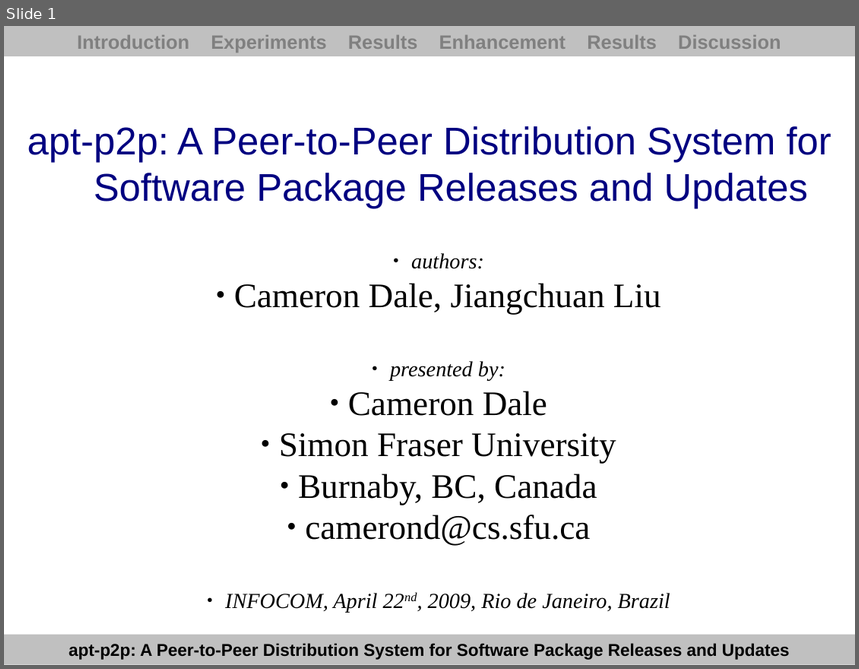
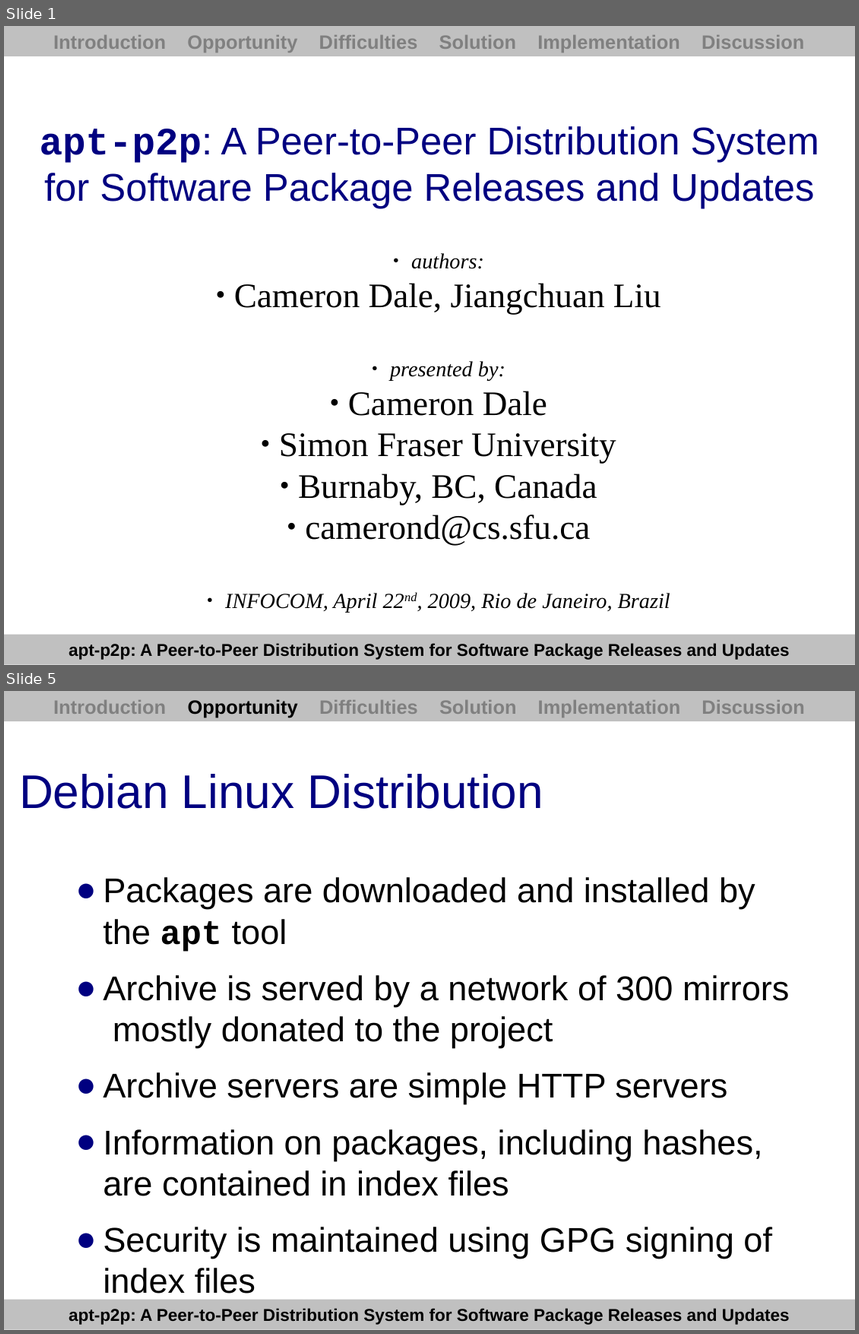
Before and after one commit to PyroSamurai/apt-p2p, a slide deck: docs/paper/presentation.odp. Shown one above the other, each under a label of ours: slide 1 before the commit, slides 1 and 5 after it; the slides between them are not shown. The pictures are 859x669 and 859x1334 pixels, drawn with LibreOffice and Linux fonts; fonts in the diff are those of the drawing. Boxes give left, top, right and bottom in pixels: in the first picture for what was removed or moved away, otherwise in the second. Text is boxed around its words. In the diff, an @@ line names an element or a change of style, - is before the commit and + after.

```diff
--- a/docs/paper/presentation.odp
+++ b/docs/paper/presentation.odp
@@ slide 5 added at (4,691,855,1330), background #FFFFFF; not listed: 1 template element that a slide beside it also shows @@
@@ rectangle added at (4,691,855,721), fill #C0C0C0, 18 pt, text #808080, bold @@
+Introduction Opportunity Difficulties Solution Implementation Discussion
@@ title added at (19,774,544,809), 44 pt, text #000080 @@
+Debian Linux Distribution
@@ text added at (103,877,789,1294), 32 pt, text #000000 @@
+● Packages are downloaded and installed by the apt tool
+● Archive is served by a network of 300 mirrors mostly donated to the project
+● Archive servers are simple HTTP servers
+● Information on packages, including hashes, are contained in index files
+● Security is maintained using GPG signing of index files
@@ slide 1 changed as well @@
@@ text in rectangle at (53,35,804,53): text changed @@
-Introduction Experiments Results Enhancement Results Discussion
+Introduction Opportunity Difficulties Solution Implementation Discussion
@@ title at (40,126,819,209): text changed @@
-apt-p2p: A Peer-to-Peer Distribution System for
-Software Package Releases and Updates
+apt-p2p: A Peer-to-Peer Distribution System for Software Package Releases and Updates
```
Also in this commit, not shown: 2 other slides changed, 18 other slides added, 18 slides removed, 7 other files.
